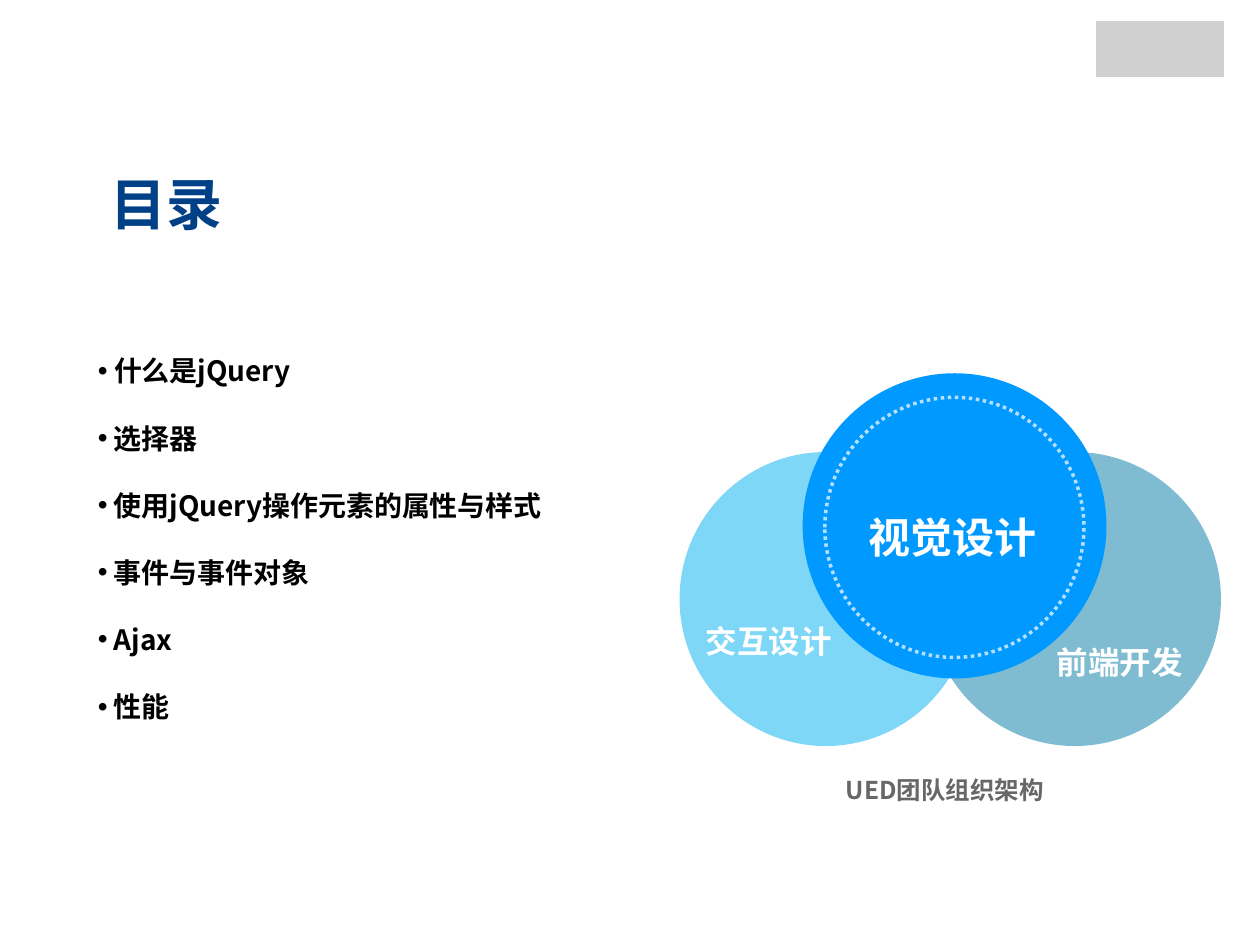
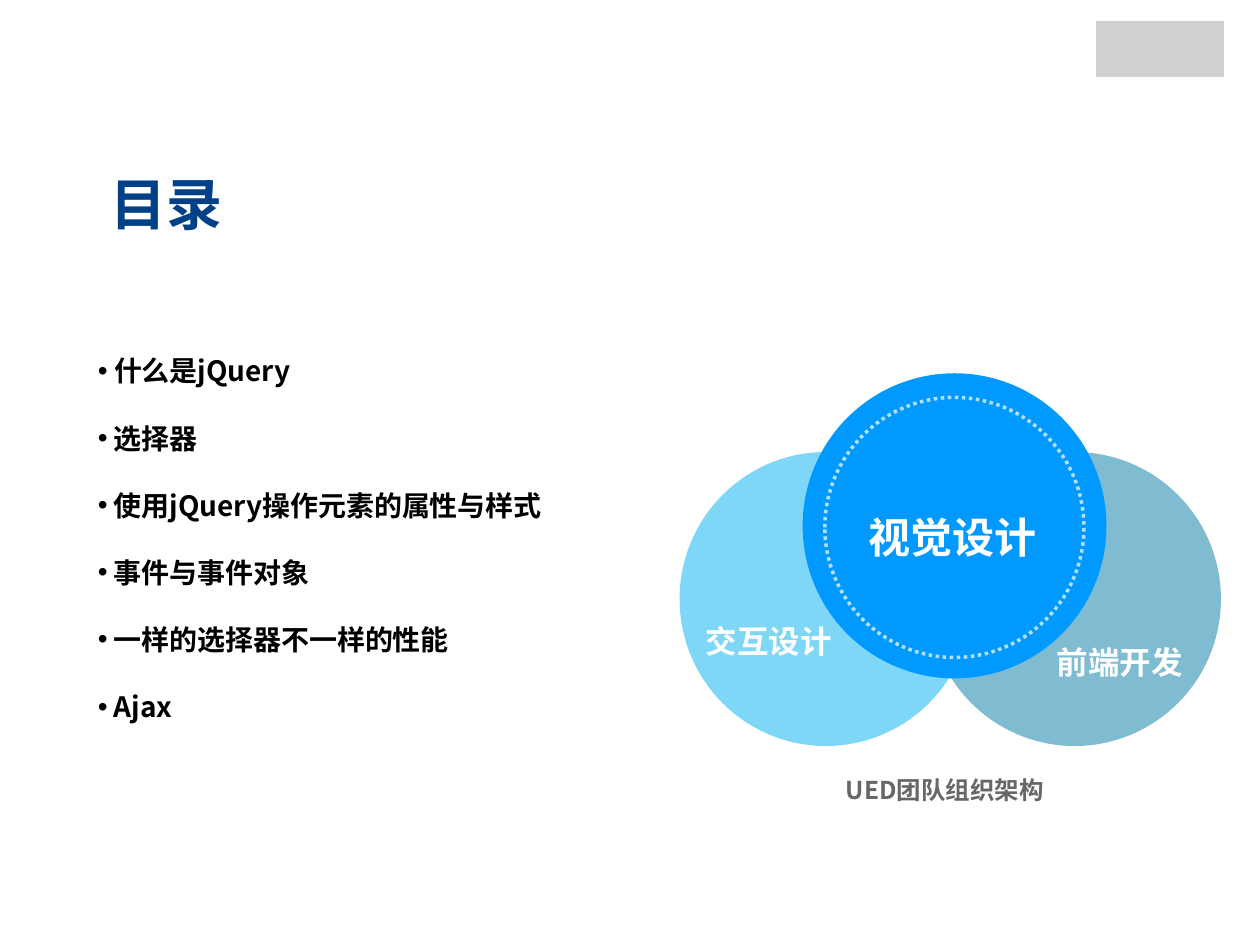
Before and after one commit to jianganglu/share-jquery-basic, a slide deck: slide 2 of jQuery基础应用.pptx. Drawn at 1260x945 pixels with LibreOffice and Linux fonts; fonts in the diff are those of the drawing; grey boxes stand for pictures; background and template pictures are left out. Boxes give left, top, right and bottom in pixels: in the first picture for what was removed or moved away, otherwise in the second. Text is boxed around its words. In the diff, an @@ line names an element or a change of style, - is before the commit and + after.

```diff
--- a/jQuery基础应用.pptx
+++ b/jQuery基础应用.pptx
@@ text at (114, 626, 449, 653): paragraph added @@
+• 一样的选择器不一样的性能
@@ text at (114, 693, 170, 720): paragraph removed @@
-• 性能
```
Also in this commit, not shown: 7 other slides changed, 1 slide removed, 4 other files.
